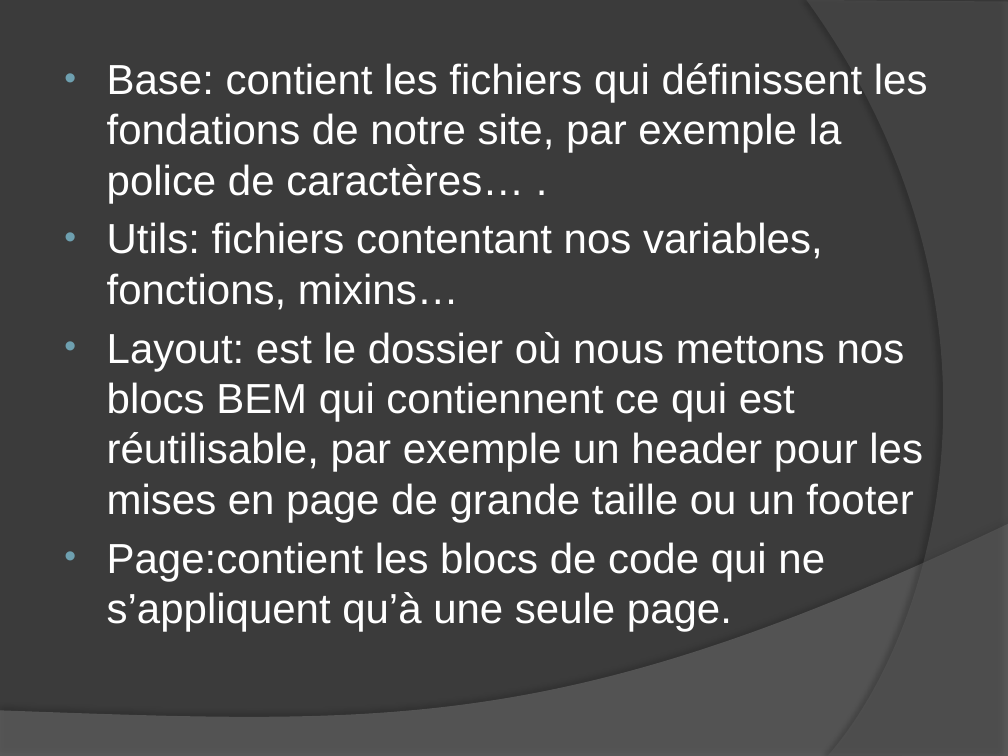
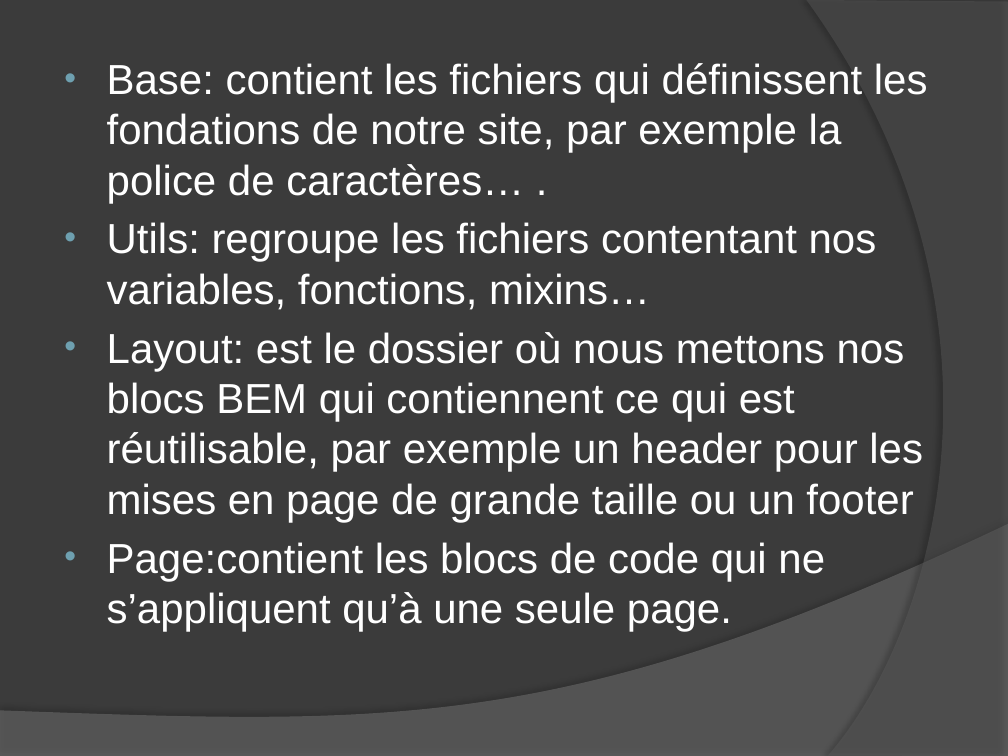
Before and after one commit to Mahamadou828/projet-op-3, a slide deck: slide 8 of Ohmyfood.pptx. Drawn at 1008x756 pixels with LibreOffice and Linux fonts; fonts in the diff are those of the drawing. Boxes give left, top, right and bottom in pixels: in the first picture for what was removed or moved away, otherwise in the second. Text is boxed around its words. In the diff, an @@ line names an element or a change of style, - is before the commit and + after.

```diff
--- a/Ohmyfood.pptx
+++ b/Ohmyfood.pptx
@@ text at (107, 222, 877, 310): text changed @@
-• Utils: fichiers contentant nos variables, fonctions, mixins…
+• Utils: regroupe les fichiers contentant nos variables, fonctions, mixins…
```
Also in this commit, not shown: 6 other slides changed, 13 other files.
